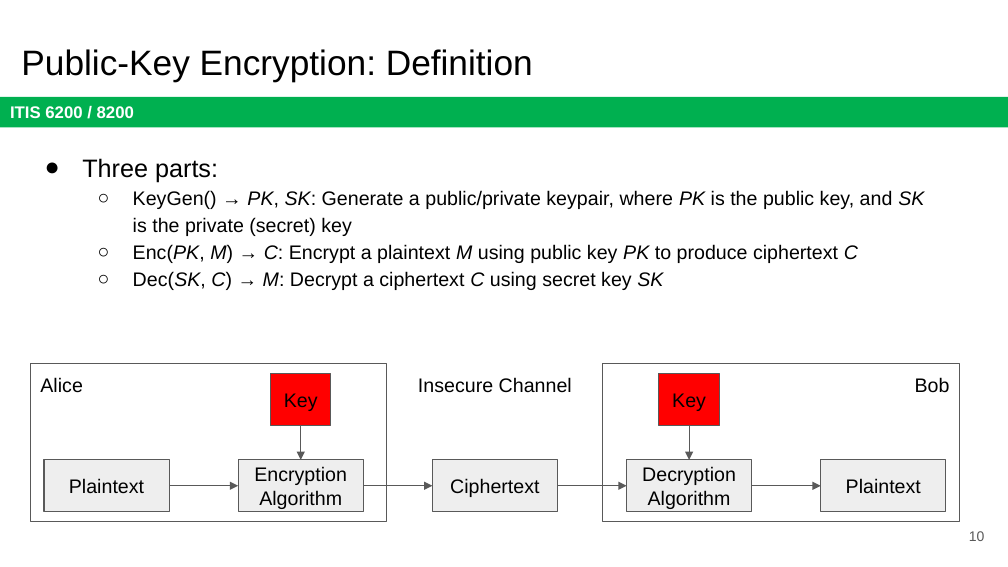
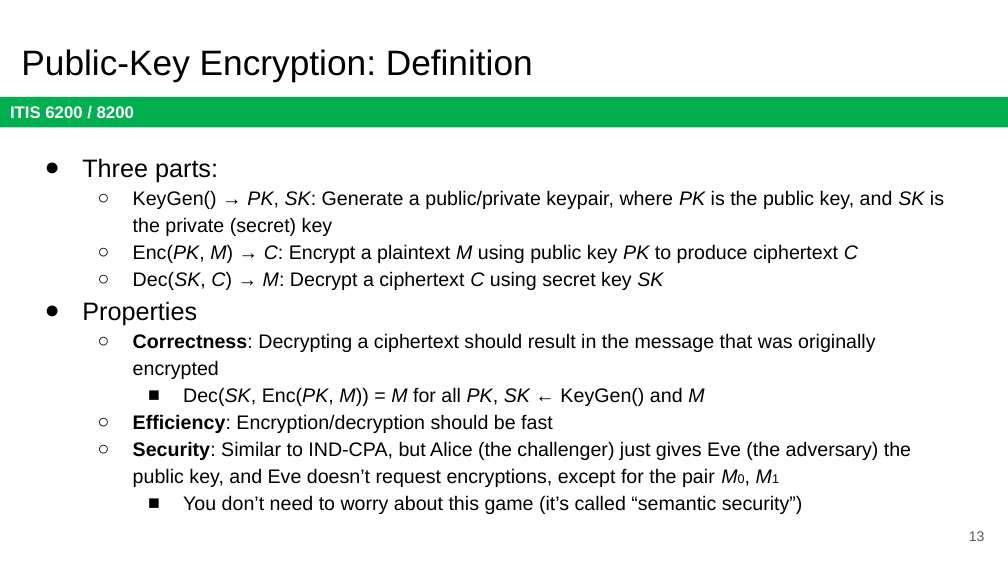
Before and after one commit to jx5c/github.io, a slide deck: slide 13 of teaching/ITIS6200/2023fa/lectures/lec06.pptx (slide 10 before the commit). Drawn at 1008x567 pixels with LibreOffice and Linux fonts; fonts in the diff are those of the drawing. Boxes give left, top, right and bottom in pixels: in the first picture for what was removed or moved away, otherwise in the second. Text is boxed around its words. In the diff, an @@ line names an element or a change of style, - is before the commit and + after.

```diff
--- a/teaching/ITIS6200/2023fa/lectures/lec06.pptx
+++ b/teaching/ITIS6200/2023fa/lectures/lec06.pptx
@@ text at [82,301,911,514]: paragraphs added @@
+● Properties
+  ○ Correctness: Decrypting a ciphertext should result in the message that was originally encrypted
+    ■ Dec(SK, Enc(PK, M)) = M for all PK, SK ← KeyGen() and M
+  ○ Efficiency: Encryption/decryption should be fast
+  ○ Security: Similar to IND-CPA, but Alice (the challenger) just gives Eve (the adversary) the public key, and Eve doesn’t request encryptions, except for the pair M0, M1
+    ■ You don’t need to worry about this game (it’s called “semantic security”)
@@ rectangle removed at [30,363,387,521] @@
@@ text removed at [40,377,83,393] @@
-Alice
@@ rectangle removed at [270,374,331,425] @@
-Key
@@ text removed at [418,377,572,393] @@
-Insecure Channel
@@ rectangle removed at [603,363,960,521] @@
@@ rectangle removed at [659,374,720,425] @@
-Key
@@ text removed at [915,377,950,393] @@
-Bob
@@ arrow removed from (300, 425) to (300, 460) @@
@@ arrow removed from (689, 425) to (689, 460) @@
@@ rectangle removed at [44,460,169,511] @@
-Plaintext
@@ rectangle removed at [238,460,363,511] @@
-Encryption Algorithm
@@ rectangle removed at [432,460,557,511] @@
-Ciphertext
@@ rectangle removed at [627,460,752,511] @@
-Decryption Algorithm
@@ rectangle removed at [821,460,946,511] @@
-Plaintext
@@ arrow removed from (169, 486) to (238, 486) @@
@@ arrow removed from (363, 486) to (432, 486) @@
@@ arrow removed from (557, 486) to (627, 486) @@
@@ arrow removed from (752, 486) to (821, 486) @@
@@ page number at [969,531,985,541]: text changed @@
-10
+13
```
Also in this commit, not shown: 13 other slides changed, 5 slides added, 3 slides removed, 3 other files.
